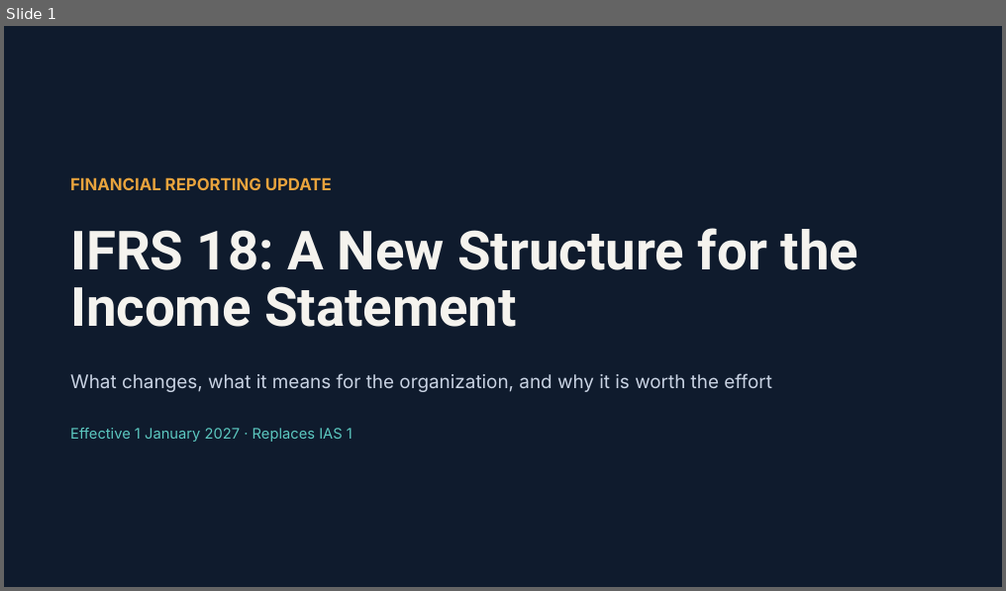
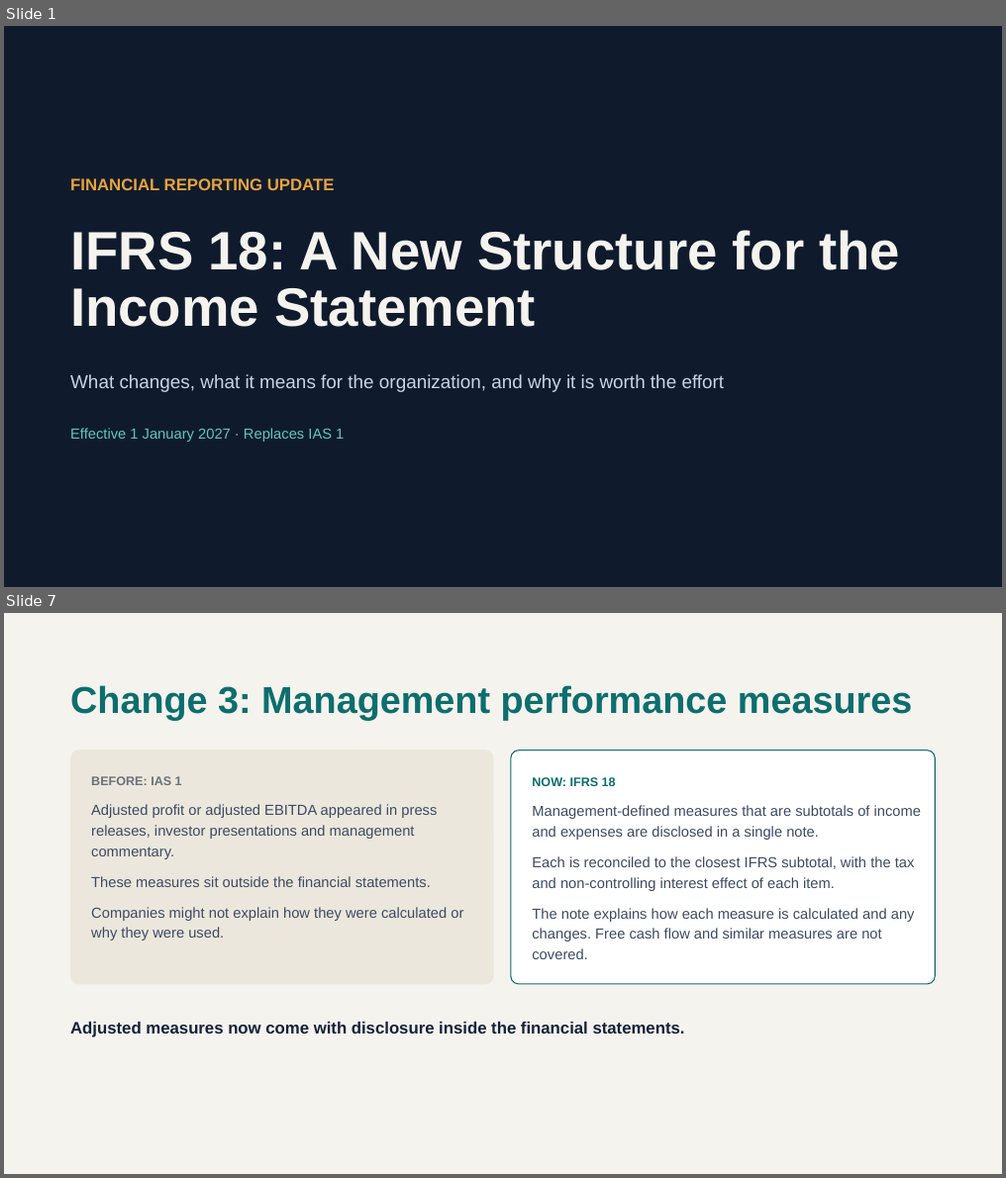
Before and after one commit to arbazm226/arbaz-portfolio, a slide deck: public/Documents/IFRS-18-Changes-Impact-and-Benefits.pptx. Shown one above the other, each under a label of ours: slide 1 before the commit, slides 1 and 7 after it; the slides between them are not shown. The pictures are 1006x591 and 1006x1178 pixels, drawn with LibreOffice and Linux fonts; fonts in the diff are those of the drawing. Boxes give left, top, right and bottom in pixels: in the first picture for what was removed or moved away, otherwise in the second. Text is boxed around its words. In the diff, an @@ line names an element or a change of style, - is before the commit and + after.

Commit message:
Update IFRS 18 presentation

```diff
--- a/public/Documents/IFRS-18-Changes-Impact-and-Benefits.pptx
+++ b/public/Documents/IFRS-18-Changes-Impact-and-Benefits.pptx
@@ slide 7 added at [4,613,1002,1174], background #F5F3EE @@
@@ title added at [70,685,912,720], 36 pt, text #0D6E6E, bold @@
+Change 3: Management performance measures
@@ rounded rectangle added at [70,750,494,985], fill #EBE7DC @@
@@ rounded rectangle added at [511,750,936,983], fill #FFFFFF, outline #0D6E6E 1 pt @@
@@ text added at [91,776,182,785], 12 pt, text #6A7179, bold @@
+BEFORE: IAS 1
@@ text added at [532,777,616,786], 12 pt, text #0D6E6E, bold @@
+NOW: IFRS 18
@@ text added at [91,804,437,860], 14 pt, text #3D4A63 @@
+Adjusted profit or adjusted EBITDA appeared in press releases, investor presentations and management commentary.
@@ text added at [532,805,921,840], 14 pt, text #3D4A63 @@
+Management-defined measures that are subtotals of income and expenses are disclosed in a single note.
@@ text added at [91,876,431,887], 14 pt, text #3D4A63 @@
+These measures sit outside the financial statements.
@@ text added at [532,857,915,891], 14 pt, text #3D4A63 @@
+Each is reconciled to the closest IFRS subtotal, with the tax and non-controlling interest effect of each item.
@@ text added at [91,907,463,941], 14 pt, text #3D4A63 @@
+Companies might not explain how they were calculated or why they were used.
@@ text added at [532,908,915,959], 14 pt, text #3D4A63 @@
+The note explains how each measure is calculated and any changes. Free cash flow and similar measures are not covered.
@@ text added at [70,1022,685,1038], 16 pt, text #14213A, bold @@
+Adjusted measures now come with disclosure inside the financial statements.
@@ slide 1 changed as well @@
@@ title "IFRS 18: A New Structure ..." at [70,230,900,327]: font Roboto to Arial @@
@@ font Inter to Arial in 3 elements at [70,178,335,190], [70,374,725,392], [70,428,344,442] @@
```
Also in this commit, not shown: 3 other slides changed, 8 other slides added, 2 slides removed.
